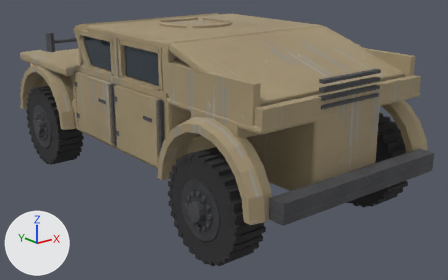
One commit to the Blender file tools/blend/humvee.blend: the scene before it, then after it.
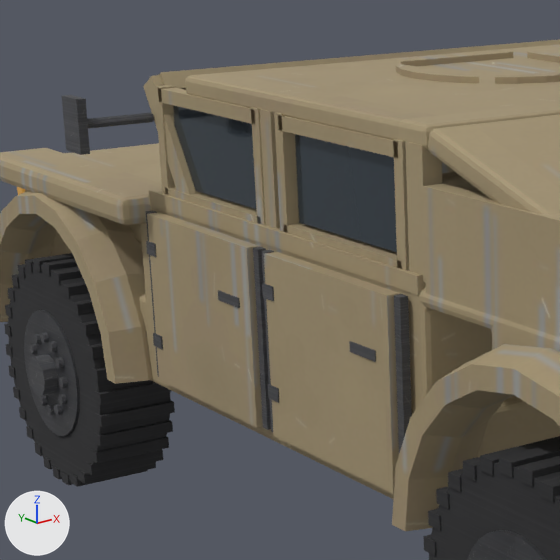
Old and new are each drawn whole from a 50 mm camera at (-4.04, -5.53, 2.61) aimed at (0.19, -0.24, 0.5) and again close up on the part from 5% to 48% of the width and 0% to 68% of the height. Every picture has the same lights, and +X, +Y and +Z are marked at lower left. The first two pictures are the older version.

The older version as bpy lines, for what is in view:
```python
mat_glass = principled_material('glass')
mat_glass.base_color = (0.06, 0.08, 0.1)  # greyish blue #455059
mat_glass.metallic = 0.55
mat_glass.roughness = 0.1
me_cube = bpy.data.meshes.new('Cube')
me_cube.from_pydata(...)  # 4996 vertices, 3712 faces; spans x -1.33..1.33, y -2.42..2.56, z -0.01..1.82
# faces by material slot: [1622, 972, 44, 12, 30, 904, 128]
me_cube.materials.append(mat_body)  # picture img_t_paintsand_jpg
me_cube.materials.append(mat_black)  # picture img_t_gunsteel_jpg
me_cube.materials.append(mat_lamp)  # white #e1e5e7
me_cube.materials.append(mat_amber)  # orange #edb859, glowing orange #cb953f
me_cube.materials.append(mat_glass)  # greyish blue #455059
me_cube.materials.append(mat_tyre)  # picture img_t_rubber_jpg
me_cube.materials.append(mat_rim)  # picture img_t_gunsteel_jpg
ob_humvee = bpy.data.objects.new('humvee', me_cube)
ob_humvee.location = (0.0, 0.0, 0.0)
```
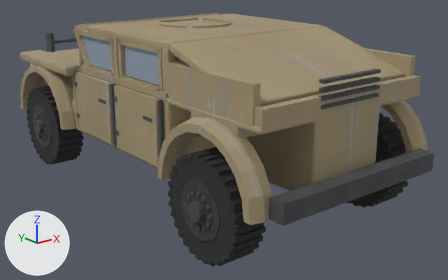
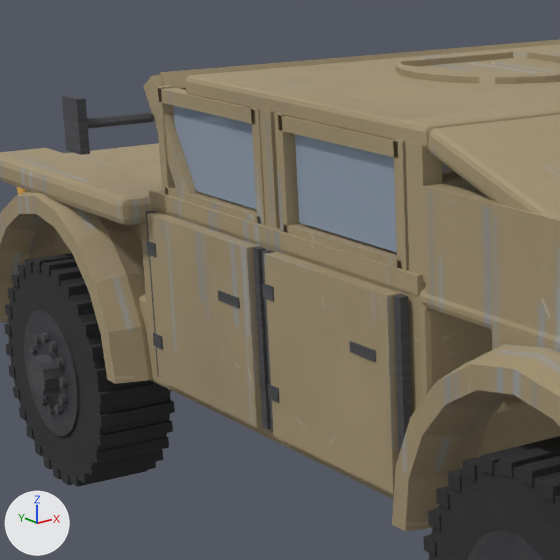
The change in detail:
In material 'glass' (mat_glass), metallic goes from 0.55 to 0.0.
Material 'glass' (mat_glass) changes colour from greyish blue #455059 to greyish blue #8693a2; in linear values from (0.06, 0.08, 0.1) to (0.24, 0.29, 0.36).
In material 'glass' (mat_glass), emission_strength is now set to 0.4.
In material 'glass' (mat_glass), emission_color is now set to (0.05, 0.07, 0.1), dark blue #3f4b59.

Changed parts and their boxes [x1, y1, x2, y2] in the close-ups (560 x 560 px):
'humvee', recoloured, surface changed (lighter)
    both: [170, 103, 400, 256]
